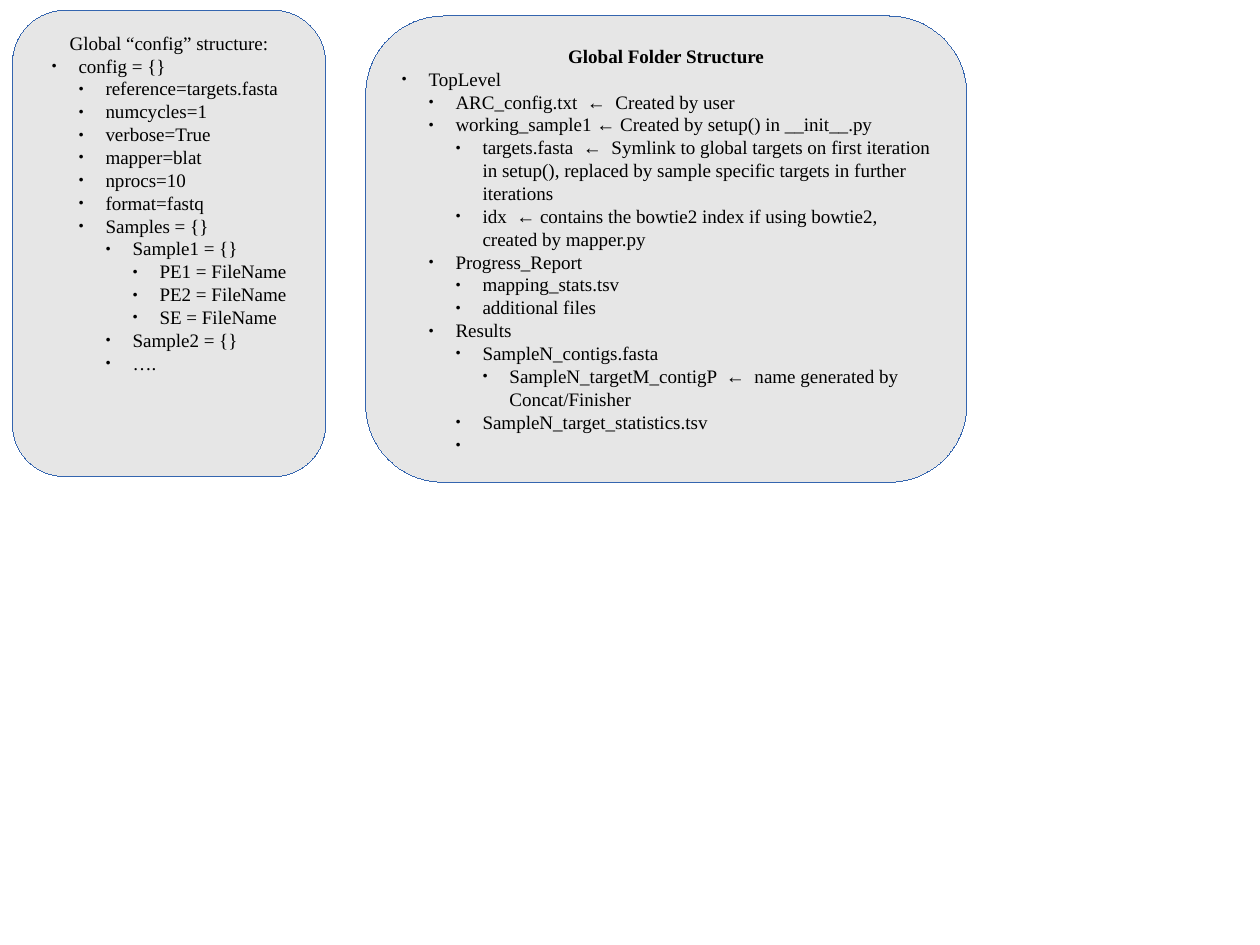
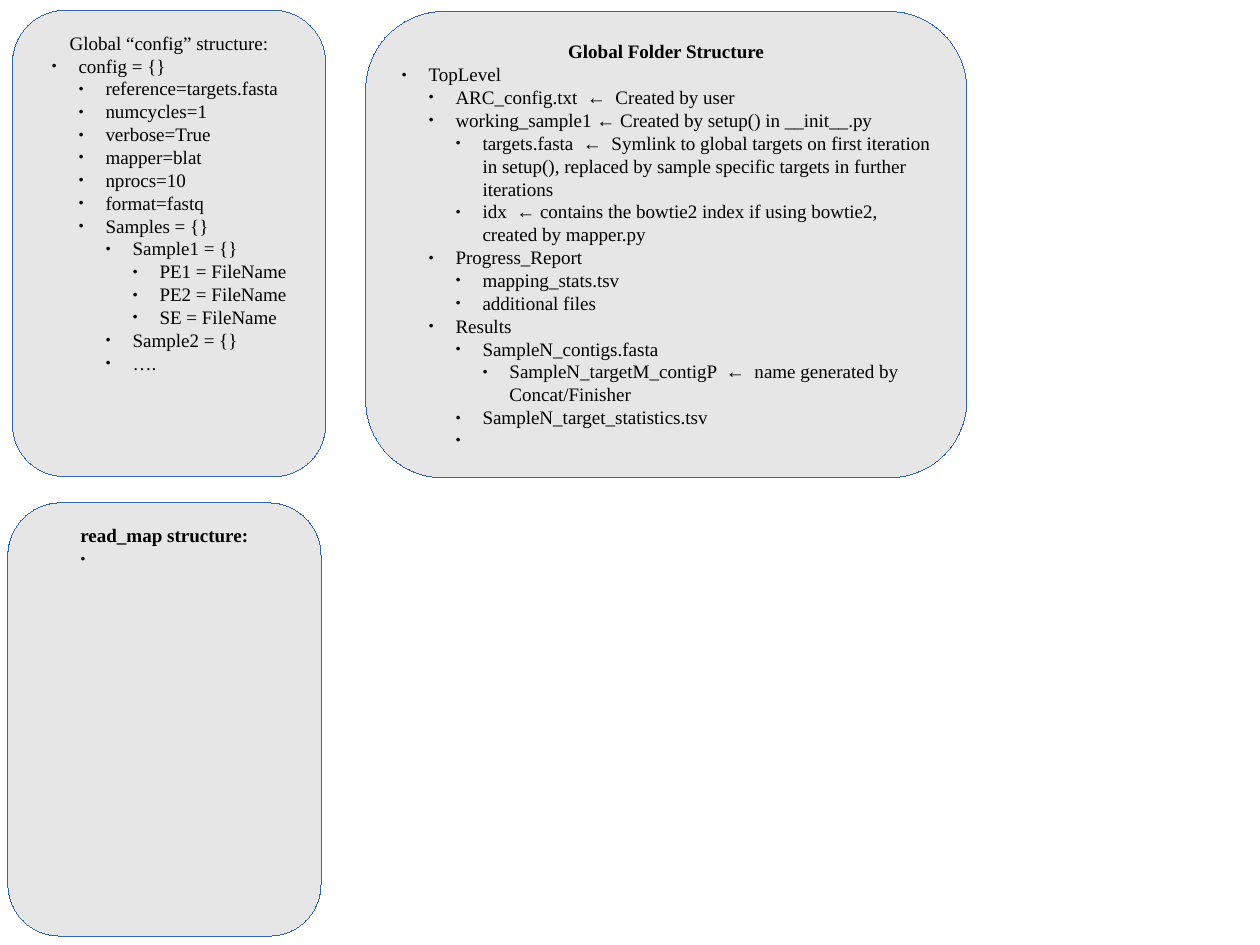
Before and after one commit to ibest/ARC, a slide deck: slide 2 of docs/Pipeline.odp. Drawn at 1260x945 pixels with LibreOffice and Linux fonts; fonts in the diff are those of the drawing. Boxes give left, top, right and bottom in pixels: in the first picture for what was removed or moved away, otherwise in the second. Text is boxed around its words. In the diff, an @@ line names an element or a change of style, - is before the commit and + after.

```diff
--- a/docs/Pipeline.odp
+++ b/docs/Pipeline.odp
@@ rounded rectangle "Global Folder Structure": place and size @@
-rounded rectangle "Global Folder Structure" at box(366, 16, 967, 483)
+rounded rectangle "Global Folder Structure" at box(366, 11, 967, 478)
@@ freeform shape added at box(8, 503, 321, 936), fill #E6E6E6, outline #3465AF 0 pt, 12 pt, text #000000, bold @@
+read_map structure:
```
Also in this commit, not shown: 4 other files.
